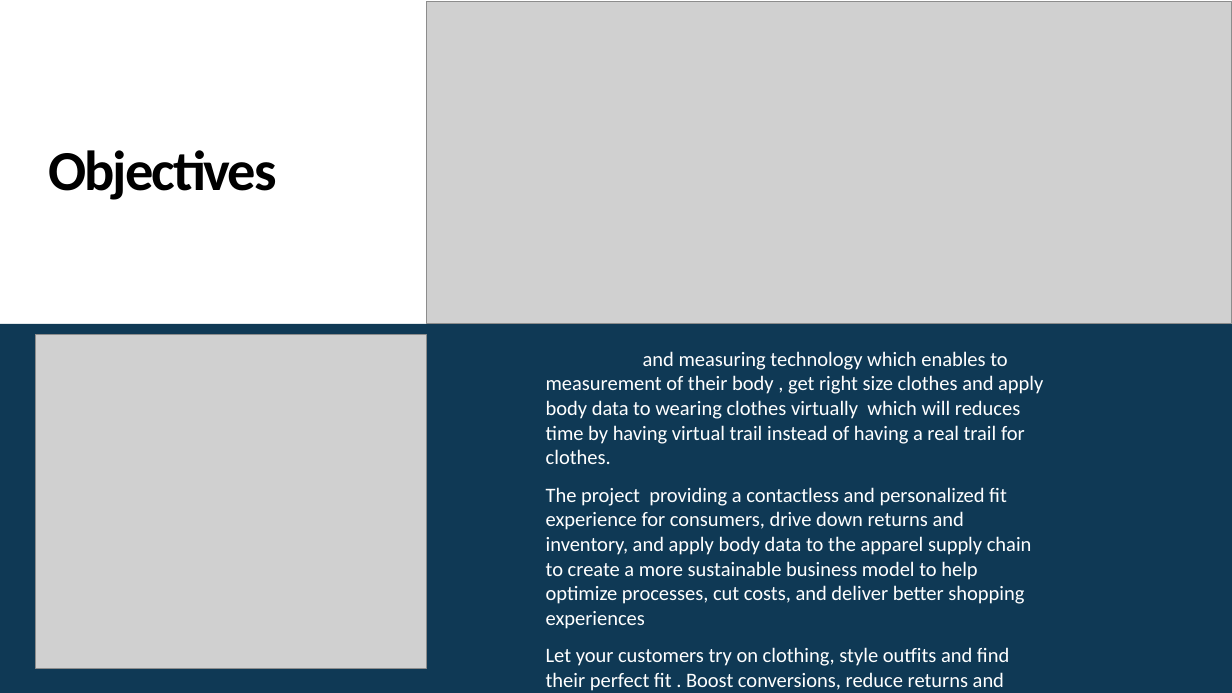
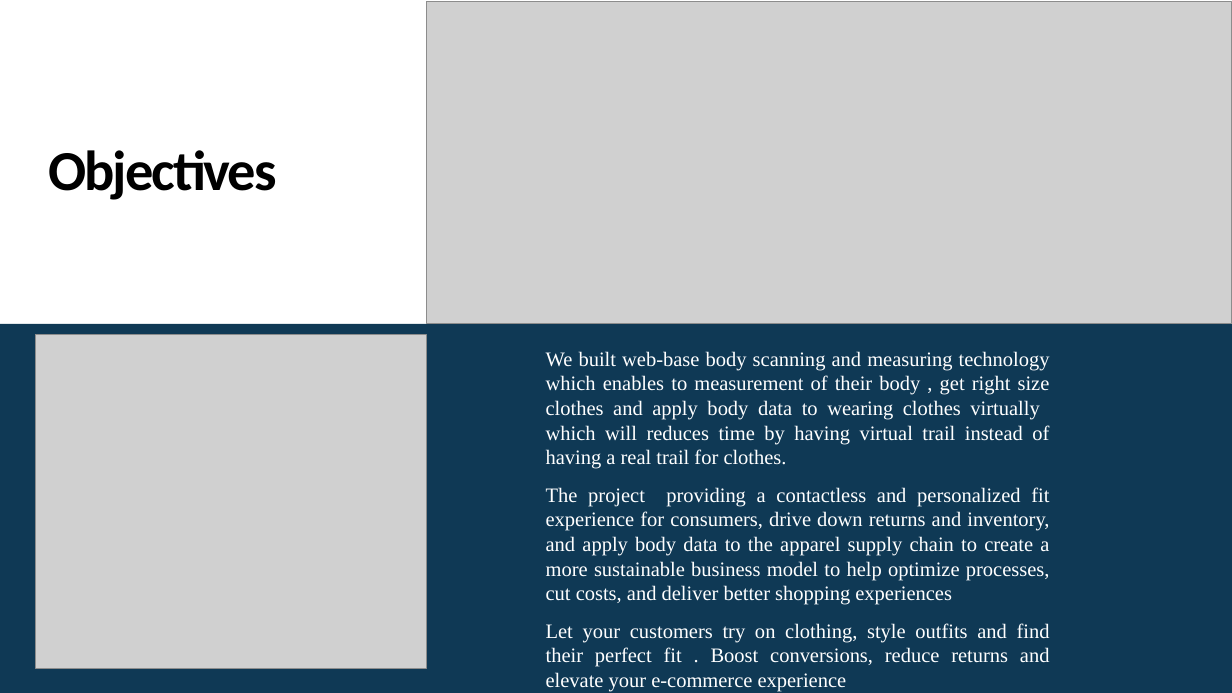
Before and after one commit to 3-idiot/VIRTUAL-CLOTHING-SYSTEM, a slide deck: slide 3 of doc/PPT/VIRTUAL CLOTHING SYSTEM (v1).pptx. Drawn at 1232x693 pixels with LibreOffice and Linux fonts; fonts in the diff are those of the drawing; grey boxes stand for pictures. Boxes give left, top, right and bottom in pixels: in the first picture for what was removed or moved away, otherwise in the second. Text is boxed around its words. In the diff, an @@ line names an element or a change of style, - is before the commit and + after.

```diff
--- a/doc/PPT/VIRTUAL CLOTHING SYSTEM (v1).pptx
+++ b/doc/PPT/VIRTUAL CLOTHING SYSTEM (v1).pptx
@@ text at box(546, 351, 1050, 469): text changed; font Calibri to Times New Roman @@
-and measuring technology which enables to measurement of their body , get right size clothes and apply body data to wearing clothes virtually which will reduces time by having virtual trail instead of having a real trail for clothes.
+We built web-base body scanning and measuring technology which enables to measurement of their body , get right size clothes and apply body data to wearing clothes virtually which will reduces time by having virtual trail instead of having a real trail for clothes.
@@ text at box(546, 487, 1050, 692): font Calibri to Times New Roman in "The project providing a contactless and personalized ...", "Let your customers try on clothing, style ..."; alignment left to justified @@
```
Also in this commit, not shown: 6 other slides changed, 4 slides added, 2 slides removed, 3 other files.
